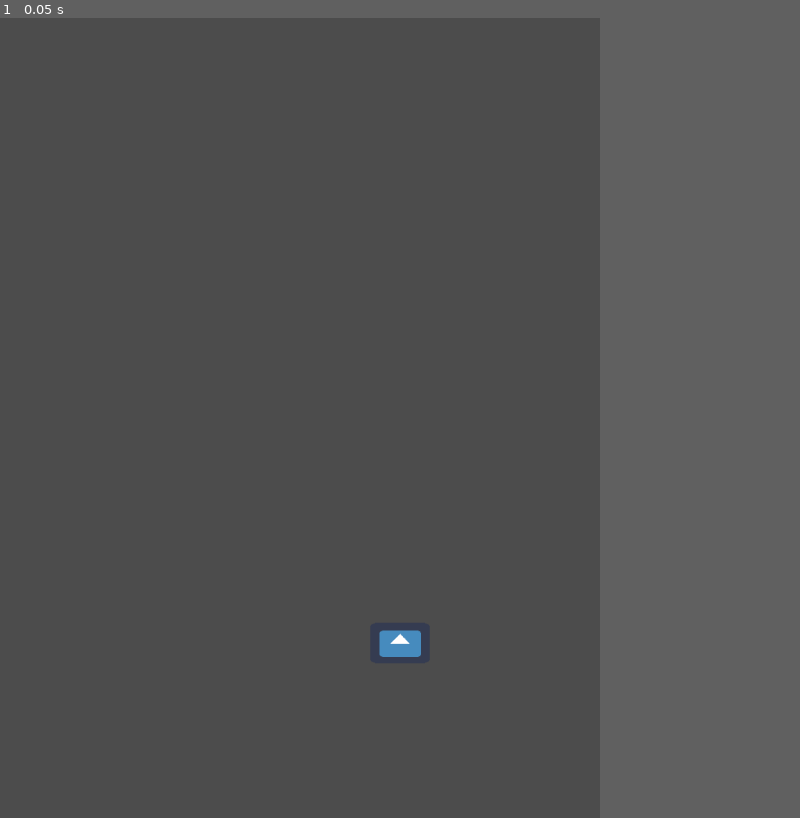
Above: before the commit, frame 1.
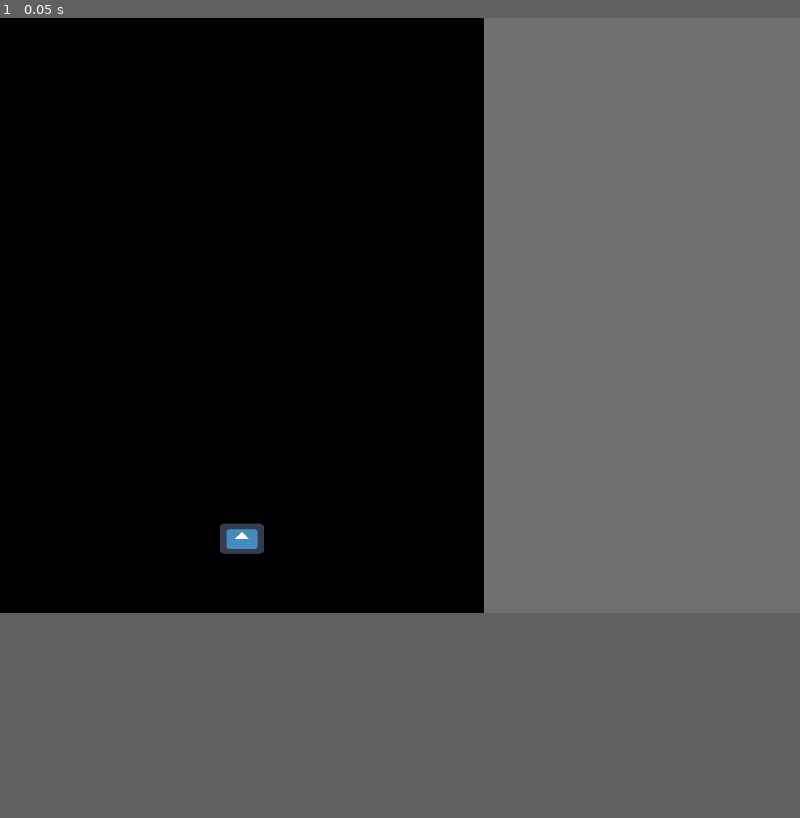
Above: after the commit, the same moment.

Repository: notapixelstudio/outofcontroller
Game: Godot game, scene res://World.tscn
The game is run twice, just before and just after one commit, with the same random seed, the same clock (stepped at 60 frames per second) and the same inputs. The engine's default icon, where the game draws it, is replaced by a stand-in: a white triangle on a blue panel in a dark square.
Inputs:
- Up to frame 1 (0.05 s): no input
In our replay, the window is 600x800 before the commit and 800x595 after it. These sizes can differ from the game's own. Grey fills any space a smaller window leaves; there, only what the larger window draws over its background counts as a difference.

The runs differ from the first frame. In frame 1, 56% of the frame differs, in the area x 0-75%, y 0-80%.

Commit message:
layout

Diff:
--- a/godot/World.tscn
+++ b/godot/World.tscn
@@ -5,4 +5,13 @@
 [node name="World" type="Node2D"]
 
 [node name="NorthShip" parent="." instance=ExtResource( 1 )]
-position = Vector2( 512, 800 )
+position = Vector2( 416, 896 )
+
+[node name="ColorRect" type="ColorRect" parent="."]
+margin_left = 832.0
+margin_right = 1408.0
+margin_bottom = 1024.0
+color = Color( 0.439216, 0.439216, 0.439216, 1 )
+__meta__ = {
+"_edit_use_anchors_": false
+}
--- a/godot/project.godot
+++ b/godot/project.godot
@@ -21,7 +21,7 @@
 
 [display]
 
-window/size/width=768
+window/size/width=1376
 window/size/height=1024
 
 [input]
@@ -49,4 +49,5 @@
 
 [rendering]
 
+environment/default_clear_color=Color( 0, 0, 0, 1 )
 environment/default_environment="res://default_env.tres"
